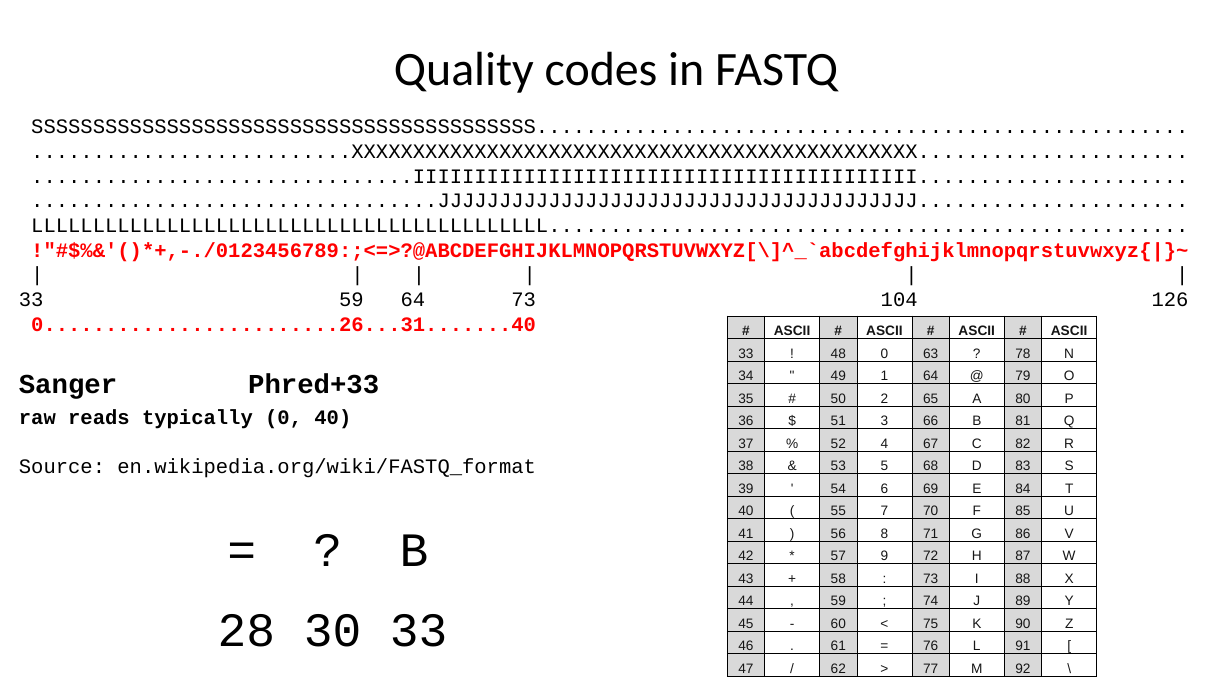
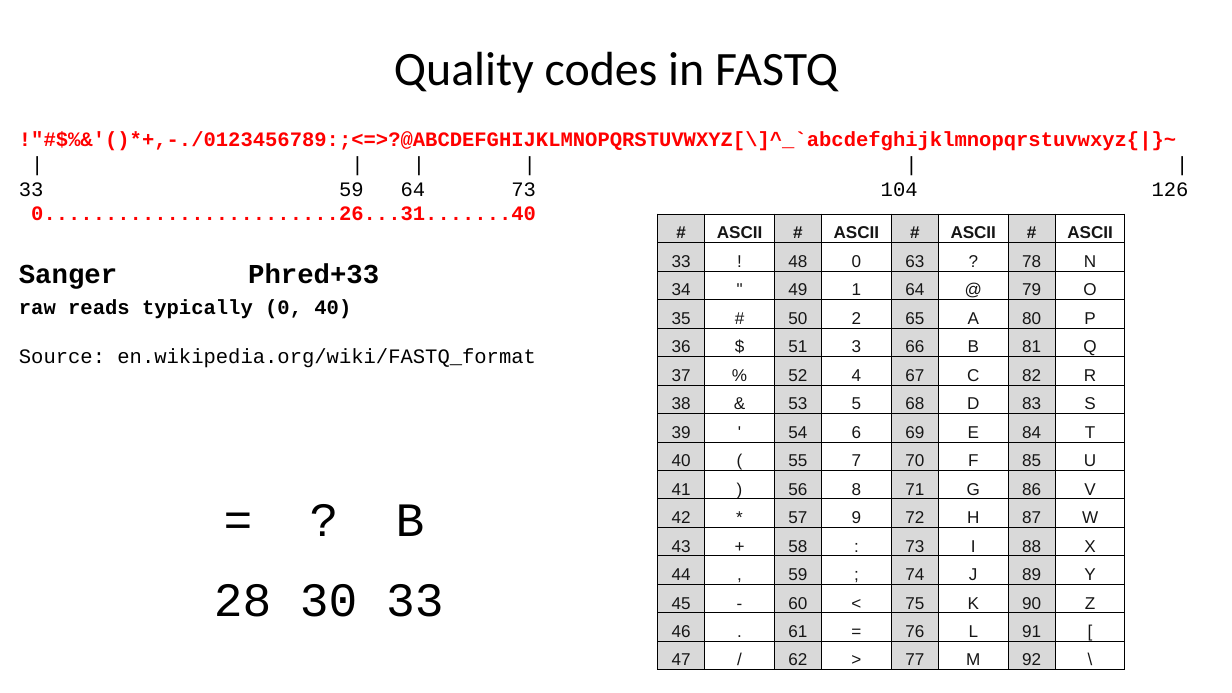
Before and after one commit to liu3zhenlab/teaching, a slide deck: slide 15 of PLPTH813Bioinformatis/2025/1_lecture/lecture05_NGS_data.pptx (slide 7 before the commit). Drawn at 1232x693 pixels with LibreOffice and Linux fonts; fonts in the diff are those of the drawing. Boxes give left, top, right and bottom in pixels: in the first picture for what was removed or moved away, otherwise in the second. Text is boxed around its words. In the diff, an @@ line names an element or a change of style, - is before the commit and + after.

Commit message:
update

```diff
--- a/PLPTH813Bioinformatis/2025/1_lecture/lecture05_NGS_data.pptx
+++ b/PLPTH813Bioinformatis/2025/1_lecture/lecture05_NGS_data.pptx
@@ text at (x1=31, y1=119, x2=1188, y2=232): paragraphs removed @@
-SSSSSSSSSSSSSSSSSSSSSSSSSSSSSSSSSSSSSSSSS.....................................................
-..........................XXXXXXXXXXXXXXXXXXXXXXXXXXXXXXXXXXXXXXXXXXXXXX......................
-...............................IIIIIIIIIIIIIIIIIIIIIIIIIIIIIIIIIIIIIIIII......................
-.................................JJJJJJJJJJJJJJJJJJJJJJJJJJJJJJJJJJJJJJJ......................
-LLLLLLLLLLLLLLLLLLLLLLLLLLLLLLLLLLLLLLLLLL....................................................
@@ text "!"#$%&'()*+,-./0123456789:;<=>?@ABCDEFGHIJKLMNOPQRSTUVWXYZ[\ ..." moved from (x1=19, y1=119, x2=1189, y2=478) to (x1=19, y1=132, x2=1189, y2=368) @@
@@ table at (x1=658, y1=214, x2=1121, y2=670) @@
@@ size 8 to 10 pt @@
@@ table resized from (x1=727, y1=317, x2=1096, y2=678) to (x1=658, y1=214, x2=1121, y2=670) @@
@@ text "= ? B" moved from (x1=400, y1=534, x2=429, y2=566) to (x1=396, y1=504, x2=425, y2=536) @@
@@ text "28 30 33" moved from (x1=218, y1=614, x2=447, y2=647) to (x1=214, y1=584, x2=443, y2=617) @@
```
Also in this commit, not shown: 5 other slides changed, 8 slides added.
